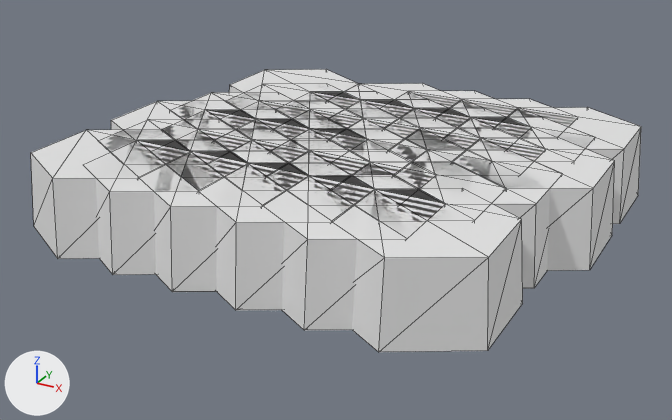
An edit to the OBJ model src/NavMesh/Files/Arena.obj, drawn before and after from the same camera.
One viewpoint serves both versions: a 50 mm camera at (3693.0, -6041.0, 2635.0) aimed at (951.0, -1056.0, 142.0). Arrows for +X, +Y and +Z are at lower left; the lights stay in place. Mesh edges are drawn as thin lines. Where no turn or scale is listed for an object, it has been applied to the vertices. Vertices at the same position are counted once.

Script lines for the objects in view, before the commit:
```python
me_arena = bpy.data.meshes.new('Arena')
me_arena.from_pydata(...)  # 816 vertices, 964 faces; spans x -693.0..2642.0, y -2426.0..551.0, z 100.0..608.0
ob_arena = bpy.data.objects.new('Arena', me_arena)
ob_arena.location = (0.0, 0.0, 0.0)
```
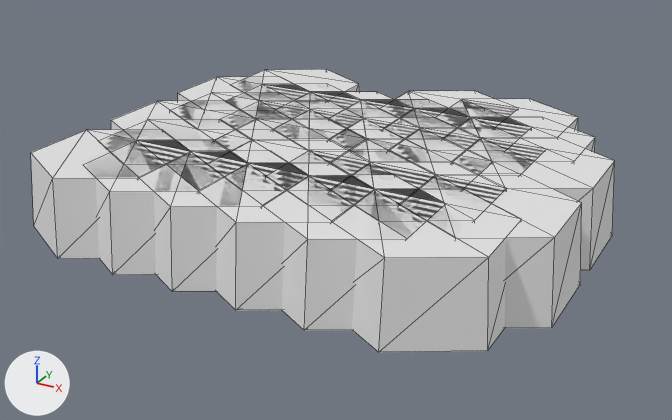
Changed parts and their boxes (x1, y1, x2, y2) in the pictures (672 x 420 px; the box of a moved part takes in the faces that stretch with it):
'Arena', reshaped
    before: (31, 69, 641, 352)
    after: (31, 69, 615, 352)
part 1 of me_arena, moved or reshaped
    before: (163, 109, 310, 150)
    after: (178, 77, 310, 108)
part 2 of me_arena, moved or reshaped
    before: (271, 128, 428, 162)
    after: (330, 138, 493, 175)
part 3 of me_arena, moved or reshaped
    before: (393, 149, 562, 288)
    after: (399, 174, 582, 328)
part 4 of me_arena, deleted
    before: (494, 107, 641, 224)
part 5 of me_arena, deleted
    before: (151, 129, 306, 177)
part 6 of me_arena, deleted
    before: (327, 83, 460, 108)

What changed in the scene script:
```text
Change me_arena:
    where me_arena.from_pydata(...)  # 816 vertices, 964 faces; spans x -693.0..2642.0, y -2426.0..551.0, z 100.0..608.0
    used by ob_arena; location = (0.0, 0.0, 0.0)
    me_arena part 1: the loose piece of 12 vertices spanning x -260.0..693.0, y -1676.0..-574.0, z 100.0..608.0 is moved by (-433.0, 750.0, 0.0)
    me_arena part 2: the loose piece of 12 vertices spanning x 606.0..1559.0, y -1676.0..-574.0, z 100.0..608.0 is moved by (433.0, 0.0, 0.0)
    me_arena part 3: the loose piece of 12 vertices spanning x 1472.0..2425.0, y -1676.0..-574.0, z 100.0..608.0 is moved by (217.0, -375.0, 0.0)
    me_arena part 4: the loose piece of 12 vertices spanning x 1688.0..2642.0, y -551.0..551.0, z 100.0..608.0 is deleted
    me_arena part 5: the loose piece of 12 vertices spanning x -44.0..910.0, y -2051.0..-949.0, z 100.0..608.0 is deleted
    me_arena part 6: the loose piece of 12 vertices spanning x 389.0..1343.0, y -551.0..551.0, z 100.0..608.0 is deleted
```
